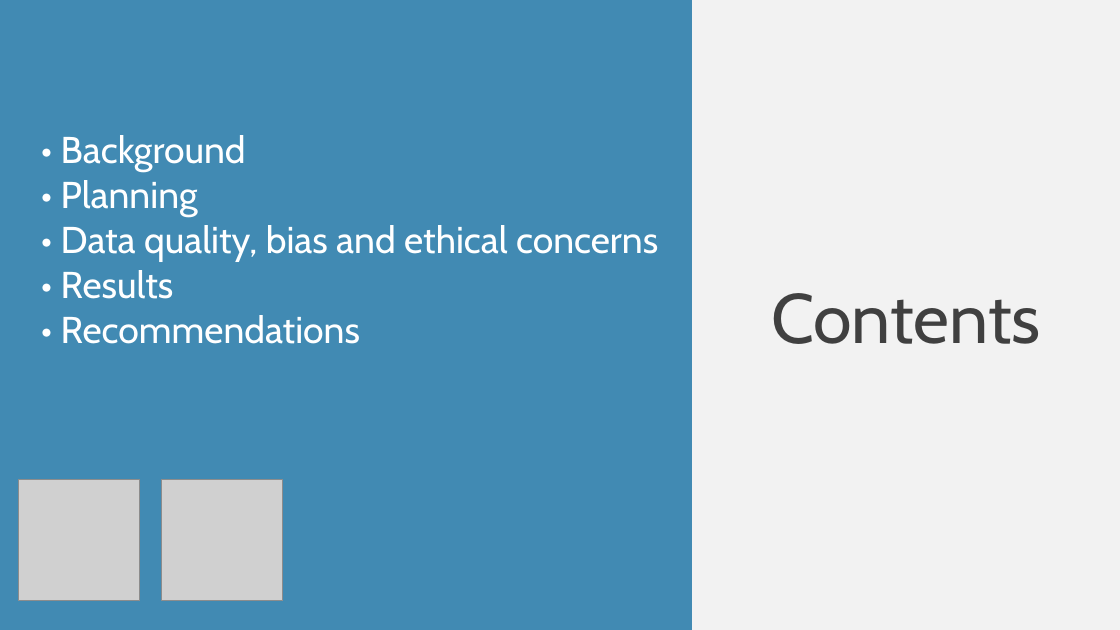
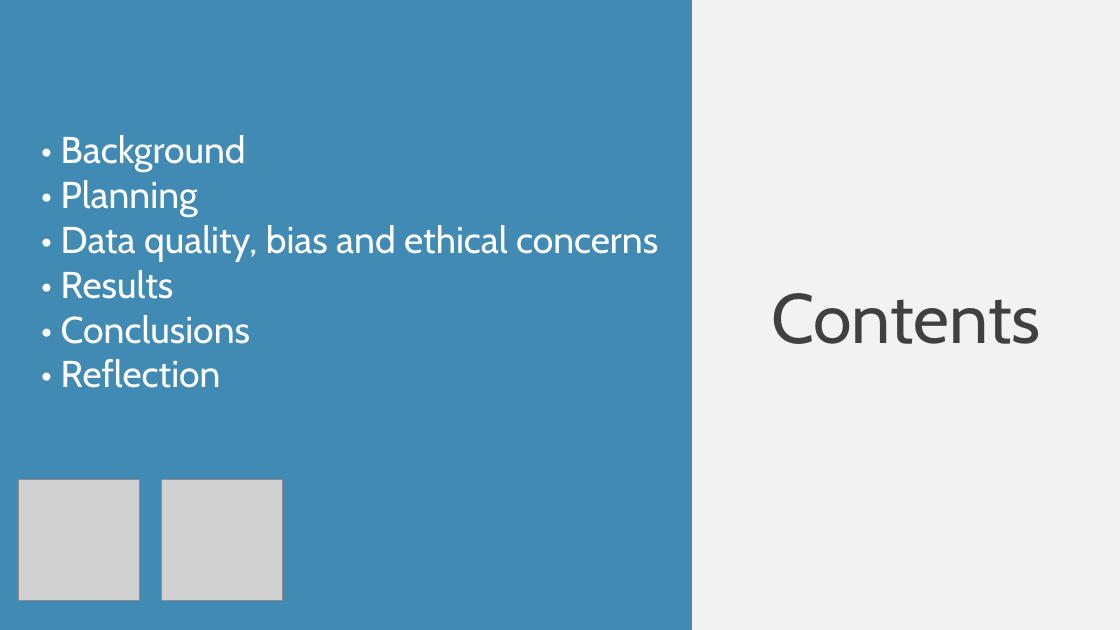
Before and after one commit to TomW49/final_proj_cc, a slide deck: slide 3 of documentation/loan_defaults_presentation.pptx. Drawn at 1120x630 pixels with LibreOffice and Linux fonts; fonts in the diff are those of the drawing; grey boxes stand for pictures. Boxes give left, top, right and bottom in pixels: in the first picture for what was removed or moved away, otherwise in the second. Text is boxed around its words. In the diff, an @@ line names an element or a change of style, - is before the commit and + after.

```diff
--- a/documentation/loan_defaults_presentation.pptx
+++ b/documentation/loan_defaults_presentation.pptx
@@ text at [61,315,250,388]: text changed @@
-• Recommendations
+• Conclusions
+• Reflection
```
Also in this commit, not shown: 2 other slides changed, 8 slides added, 4 slides removed.
